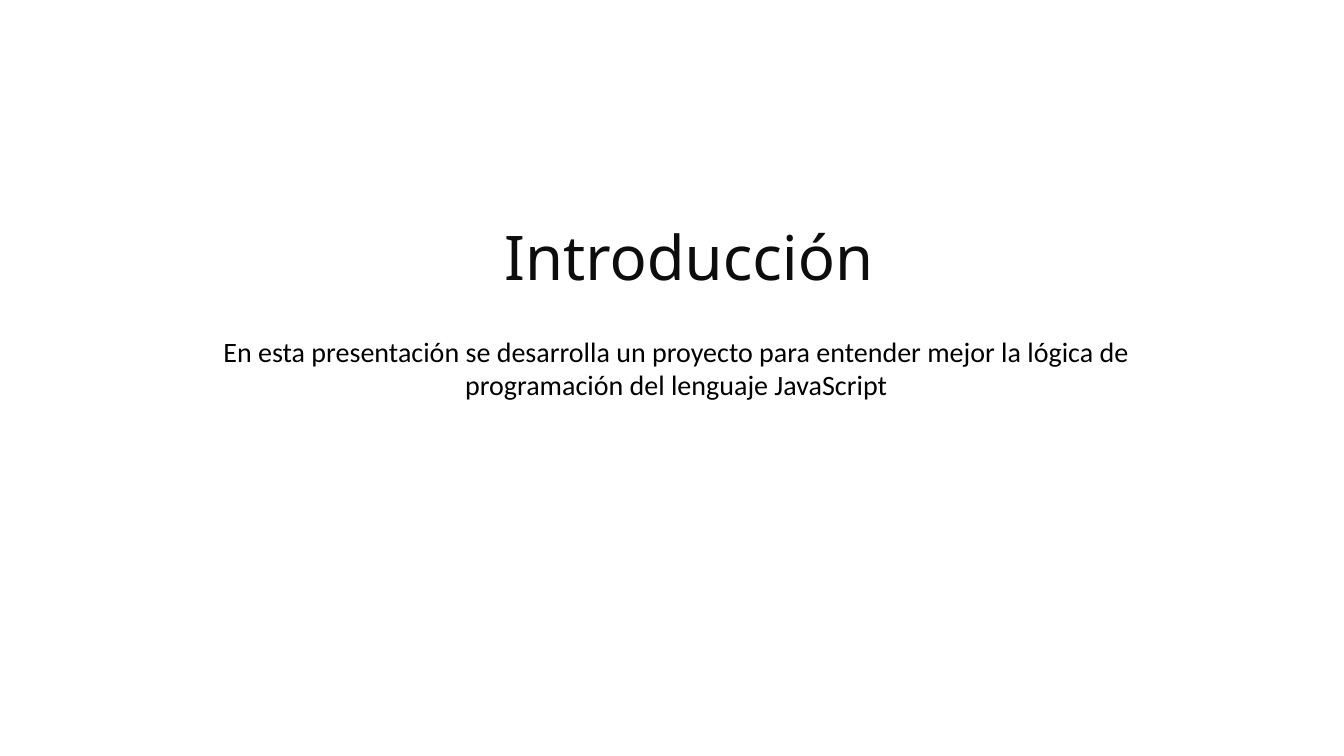
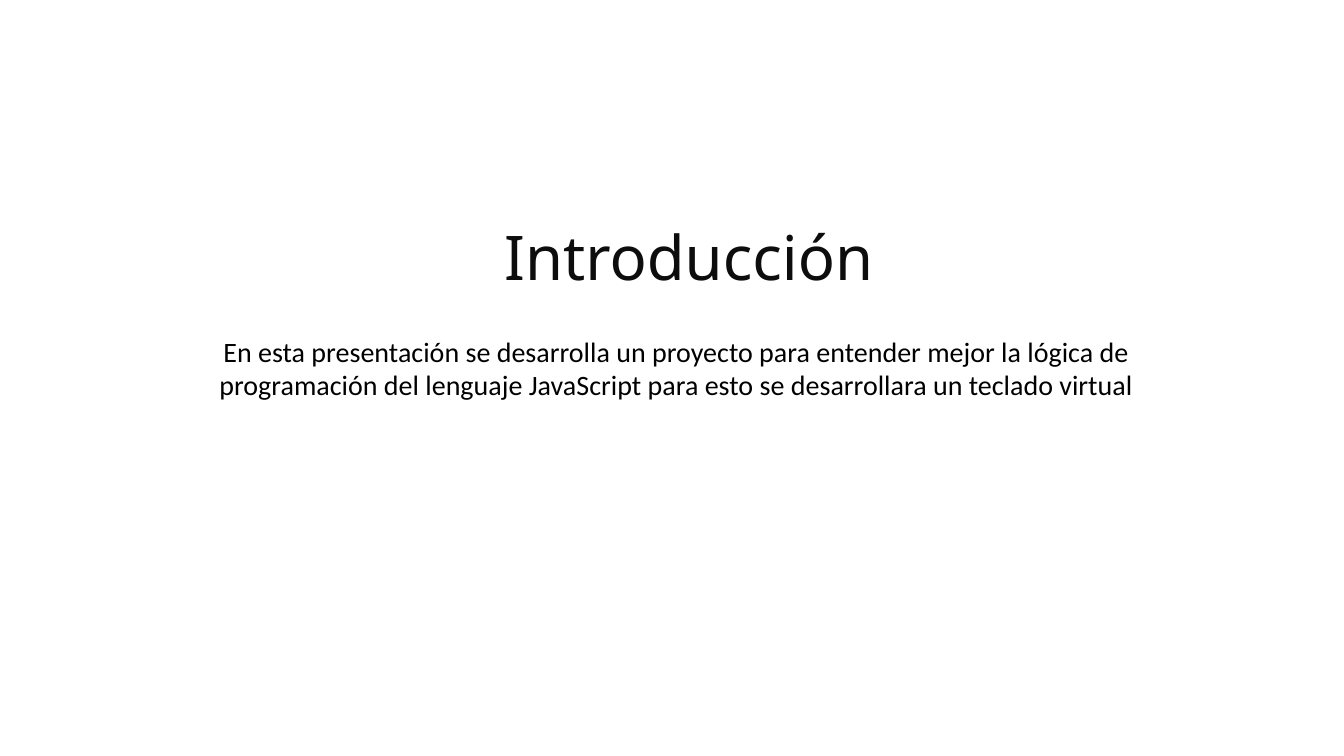
Before and after one commit to ADS02023/tecladoVirtual, a slide deck: slide 3 of Teclado.pptx. Drawn at 1344x756 pixels with LibreOffice and Linux fonts; fonts in the diff are those of the drawing; background and template pictures are left out. Boxes give left, top, right and bottom in pixels: in the first picture for what was removed or moved away, otherwise in the second. Text is boxed around its words. In the diff, an @@ line names an element or a change of style, - is before the commit and + after.

```diff
--- a/Teclado.pptx
+++ b/Teclado.pptx
@@ text at bbox=[219, 342, 1132, 400]: text changed @@
-En esta presentación se desarrolla un proyecto para entender mejor la lógica de programación del lenguaje JavaScript
+En esta presentación se desarrolla un proyecto para entender mejor la lógica de programación del lenguaje JavaScript para esto se desarrollara un teclado virtual
```
Also in this commit, not shown: 15 other slides changed, 14 slides added, 4 slides removed, 5 other files.
